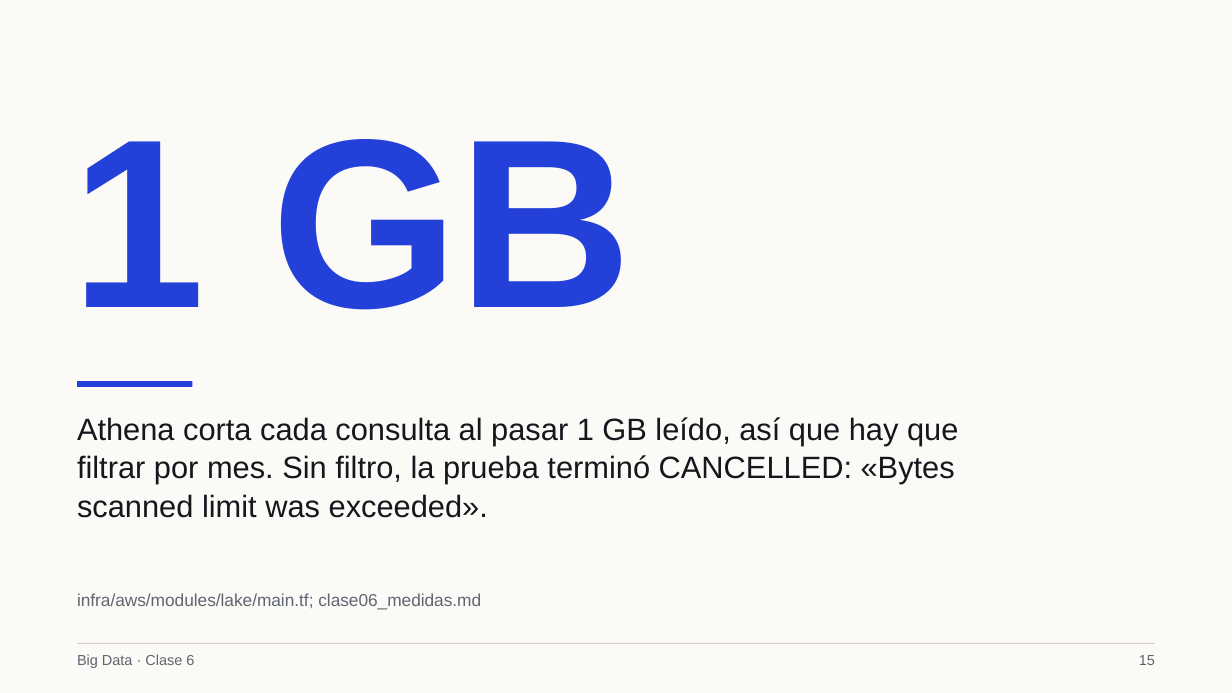
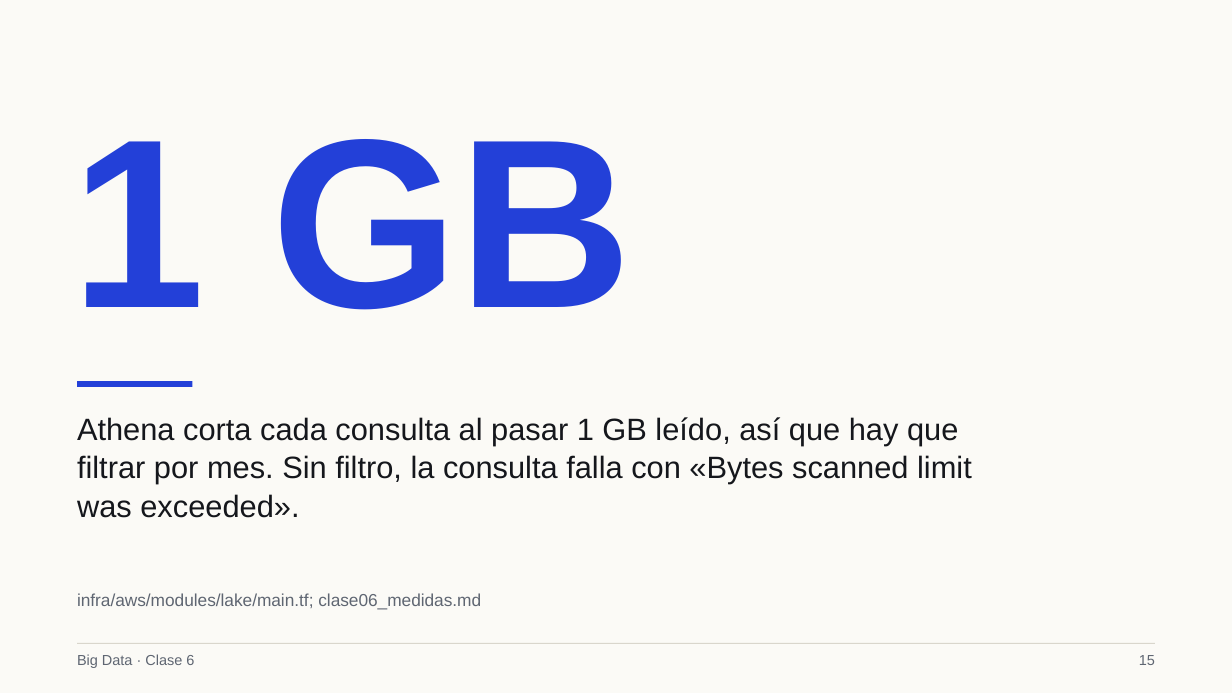
Before and after one commit to Apaezc/bigdata-udem-2026, a slide deck: slide 15 of curso/clase06/deck/slides.pptx. Drawn at 1232x693 pixels with LibreOffice and Linux fonts; fonts in the diff are those of the drawing. Boxes give left, top, right and bottom in pixels: in the first picture for what was removed or moved away, otherwise in the second. Text is boxed around its words. In the diff, an @@ line names an element or a change of style, - is before the commit and + after.

```diff
--- a/curso/clase06/deck/slides.pptx
+++ b/curso/clase06/deck/slides.pptx
@@ text at [77,417,972,518]: text changed @@
-Athena corta cada consulta al pasar 1 GB leído, así que hay que filtrar por mes. Sin filtro, la prueba terminó CANCELLED: «Bytes scanned limit was exceeded».
+Athena corta cada consulta al pasar 1 GB leído, así que hay que filtrar por mes. Sin filtro, la consulta falla con «Bytes scanned limit was exceeded».
```
Also in this commit, not shown: 3 other slides changed, 5 other files.
